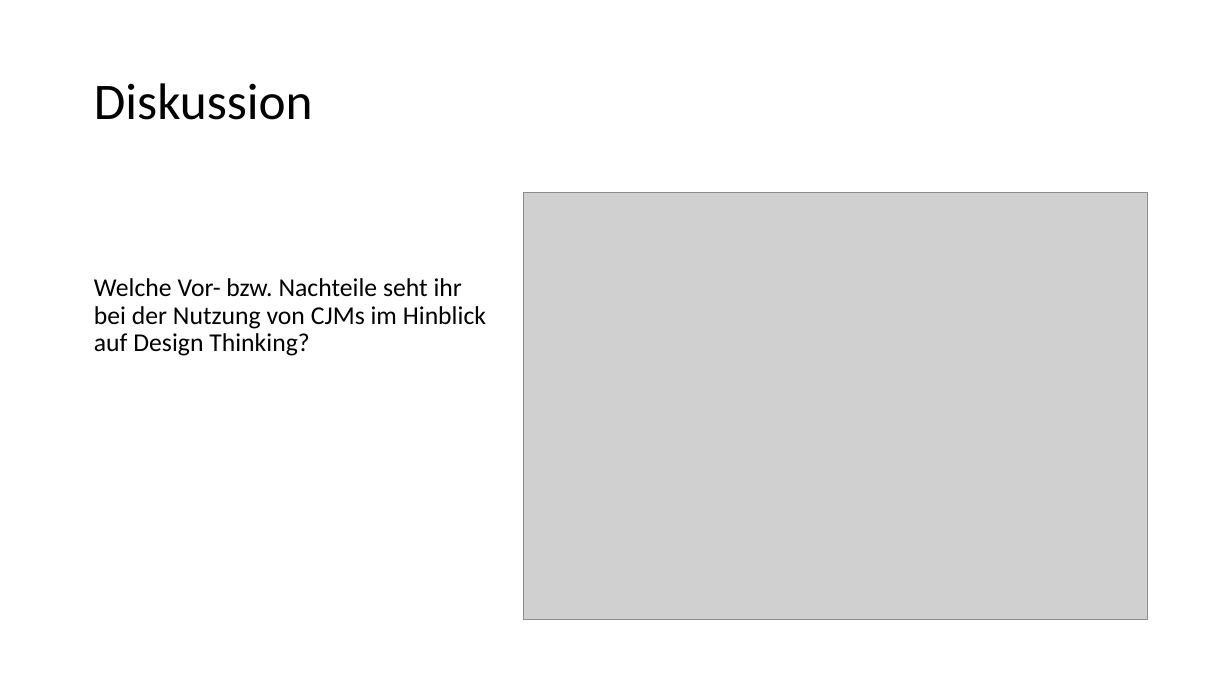
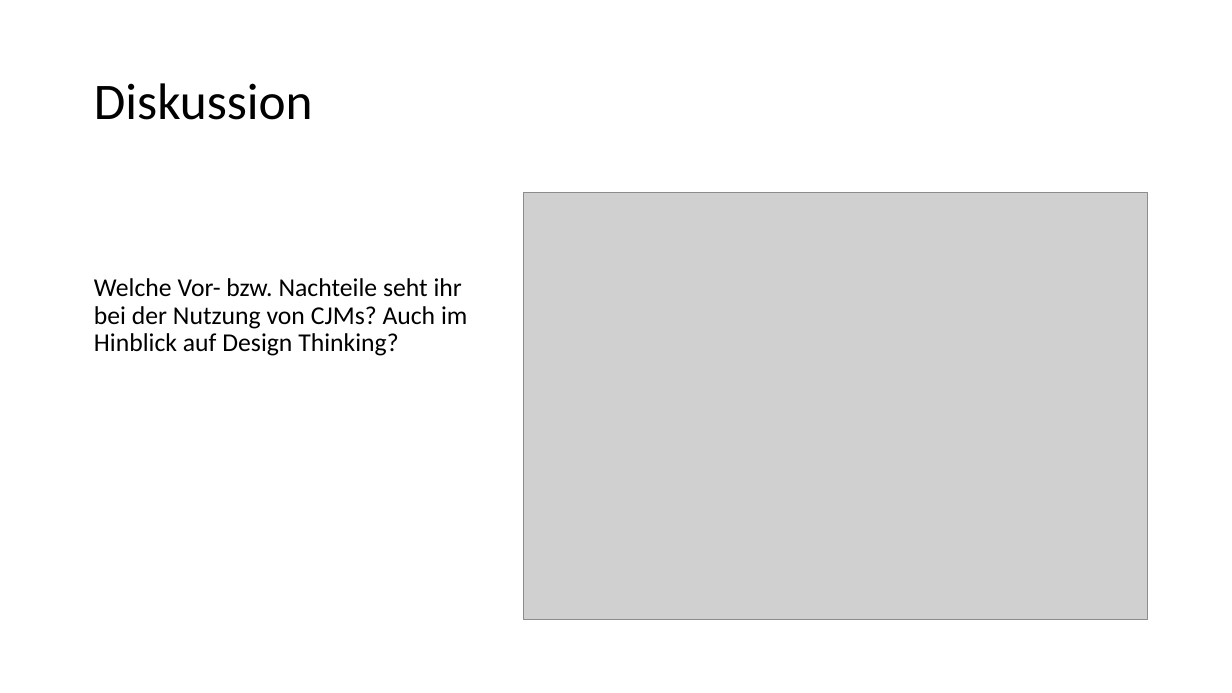
Before and after one commit to TimBoeckel/HCI-Sem-JourneyMaps, a slide deck: slide 18 of Praesentation/Präsentation_Final_Final.pptx. Drawn at 1232x693 pixels with LibreOffice and Linux fonts; fonts in the diff are those of the drawing; grey boxes stand for pictures. Boxes give left, top, right and bottom in pixels: in the first picture for what was removed or moved away, otherwise in the second. Text is boxed around its words. In the diff, an @@ line names an element or a change of style, - is before the commit and + after.

```diff
--- a/Praesentation/Präsentation_Final_Final.pptx
+++ b/Praesentation/Präsentation_Final_Final.pptx
@@ text at [94, 278, 467, 356]: text changed @@
-Welche Vor- bzw. Nachteile seht ihr bei der Nutzung von CJMs im Hinblick auf Design Thinking?
+Welche Vor- bzw. Nachteile seht ihr bei der Nutzung von CJMs? Auch im Hinblick auf Design Thinking?
```
Also in this commit, not shown: 7 other slides changed, 1 other file.
